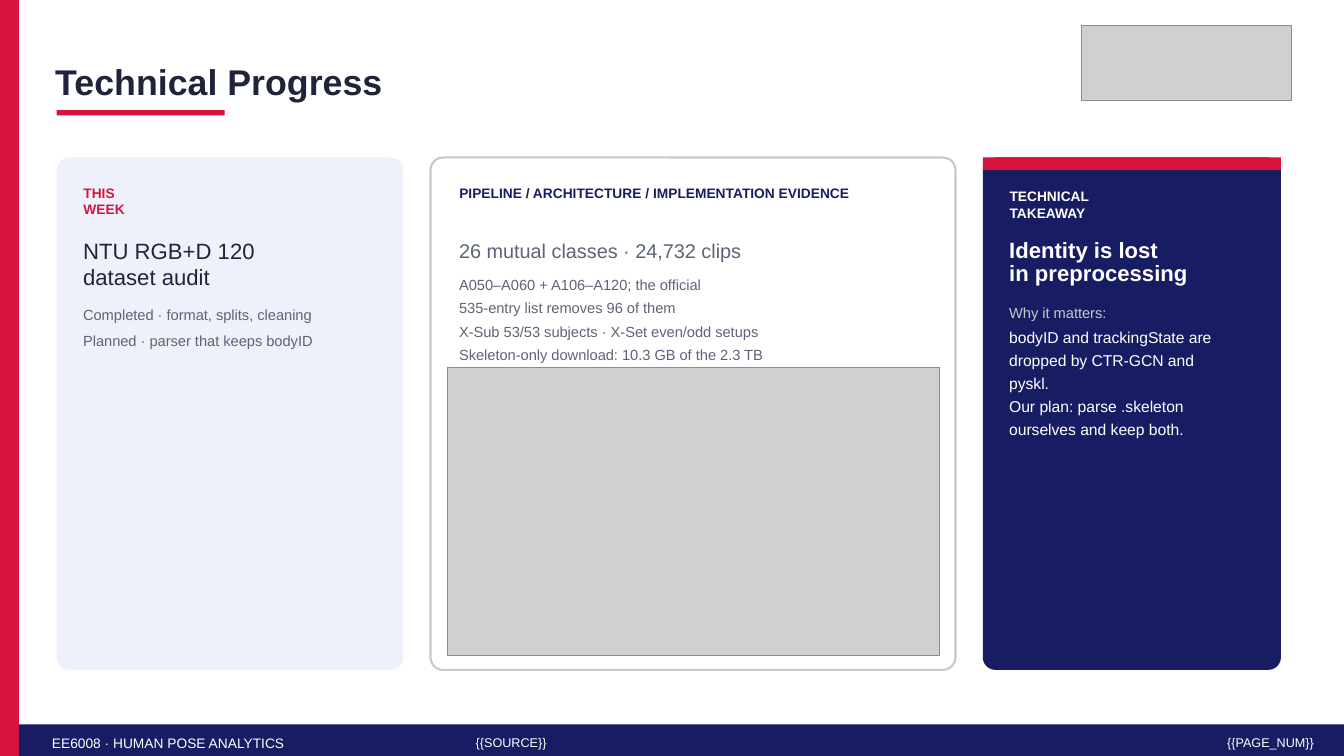
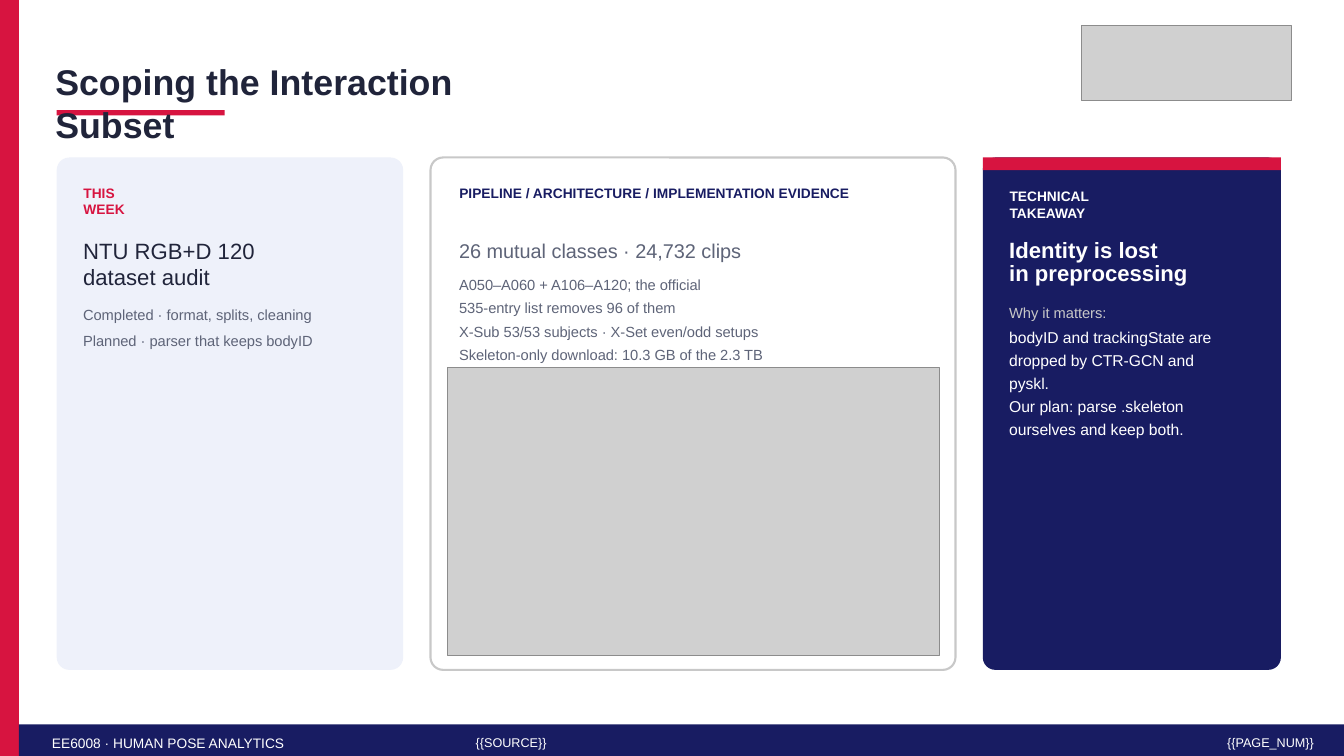
Before and after one commit to HarvyLiang/IPPoseRep, a slide deck: slide 3 of reports/WeeklyPre/5min_pre_fully_editable.pptx. Drawn at 1344x756 pixels with LibreOffice and Linux fonts; fonts in the diff are those of the drawing; grey boxes stand for pictures. Boxes give left, top, right and bottom in pixels: in the first picture for what was removed or moved away, otherwise in the second. Text is boxed around its words. In the diff, an @@ line names an element or a change of style, - is before the commit and + after.

```diff
--- a/reports/WeeklyPre/5min_pre_fully_editable.pptx
+++ b/reports/WeeklyPre/5min_pre_fully_editable.pptx
@@ text at <box>55,69,453,139</box>: text changed @@
-Technical Progress
+Scoping the Interaction Subset
```
Also in this commit, not shown: 1 other slide changed.
